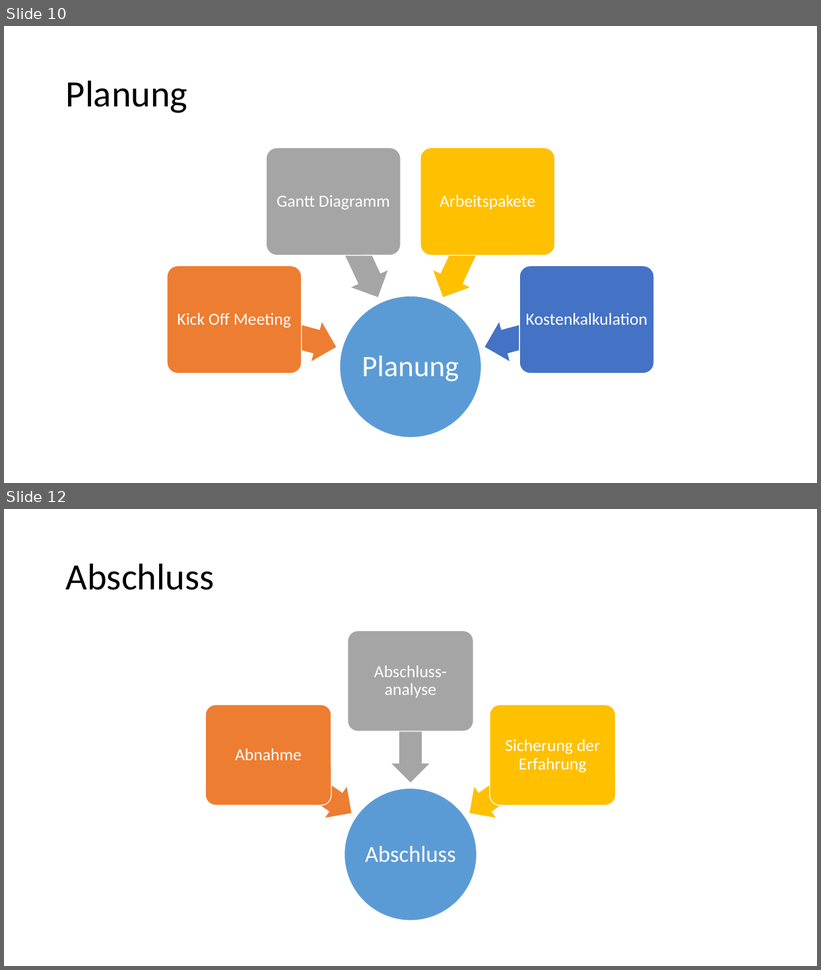
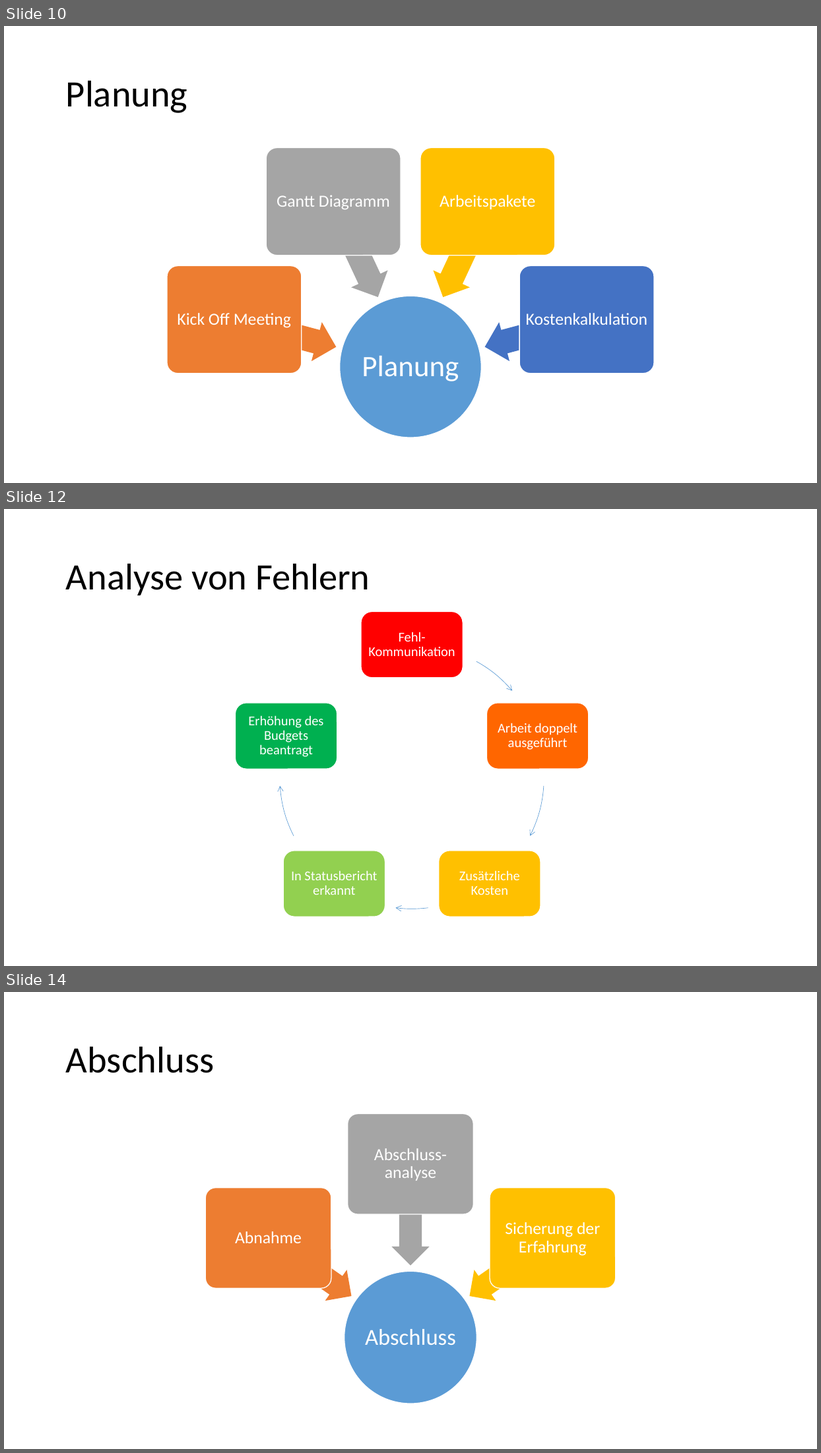
Before and after one commit to Masterarth/PM, a slide deck: documents/projectmanagement/Praesentationen/Vorstellung_Zwischenpräsentation - Timo.pptx. Shown one above the other, each under a label of ours: slides 10 and 12 before the commit, slides 10, 12 and 14 after it; the slides between them are not shown. The pictures are 821x970 and 821x1453 pixels, drawn with LibreOffice and Linux fonts; fonts in the diff are those of the drawing. Boxes give left, top, right and bottom in pixels: in the first picture for what was removed or moved away, otherwise in the second. Text is boxed around its words. In the diff, an @@ line names an element or a change of style, - is before the commit and + after.

Commit message:
- changed: Zwischenpräsentation -> Analyse von Fehlern + Fehlervorbeugung

```diff
--- a/documents/projectmanagement/Praesentationen/Vorstellung_Zwischenpräsentation - Timo.pptx
+++ b/documents/projectmanagement/Praesentationen/Vorstellung_Zwischenpräsentation - Timo.pptx
@@ slide 12 added at (x1=4, y1=509, x2=817, y2=966), background #FFFFFF @@
@@ title added at (x1=66, y1=563, x2=370, y2=595), 44 pt, text #000000 @@
+Analyse von Fehlern
@@ group added at (x1=235, y1=611, x2=589, y2=917): 5 rounded rectangles, 5 texts, 5 freeform shapes @@
+Fehl-Kommunikation
+Arbeit doppelt ausgeführt
+Zusätzliche Kosten
+In Statusbericht erkannt
+Erhöhung des Budgets beantragt
@@ what was slide 12 is now slide 14 @@
```
Also in this commit, not shown: 1 slide changed, 1 other slide added.
